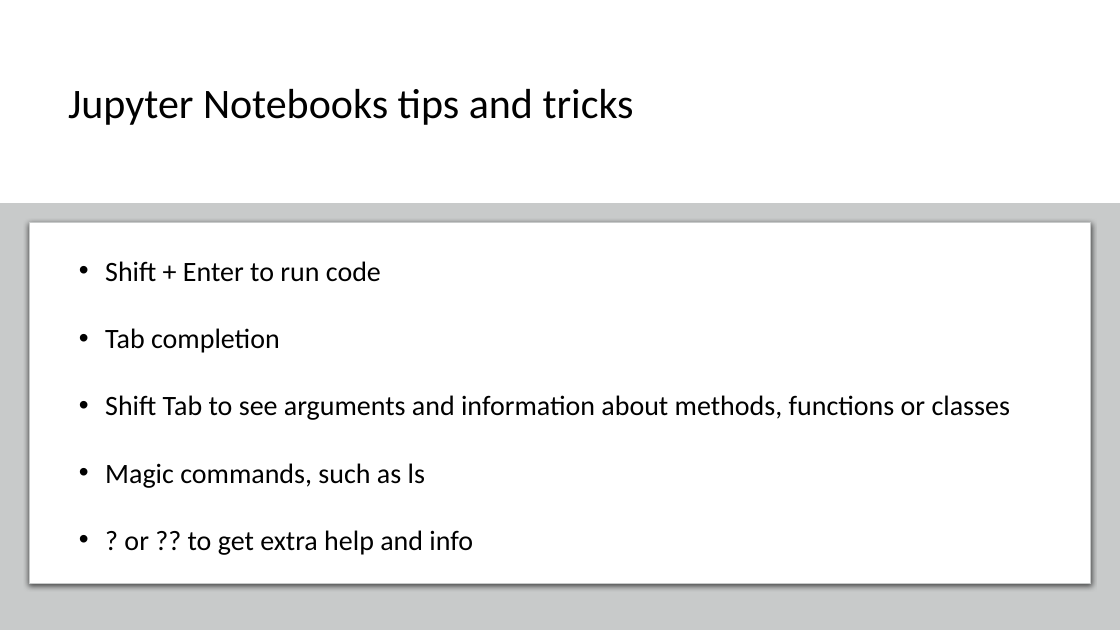
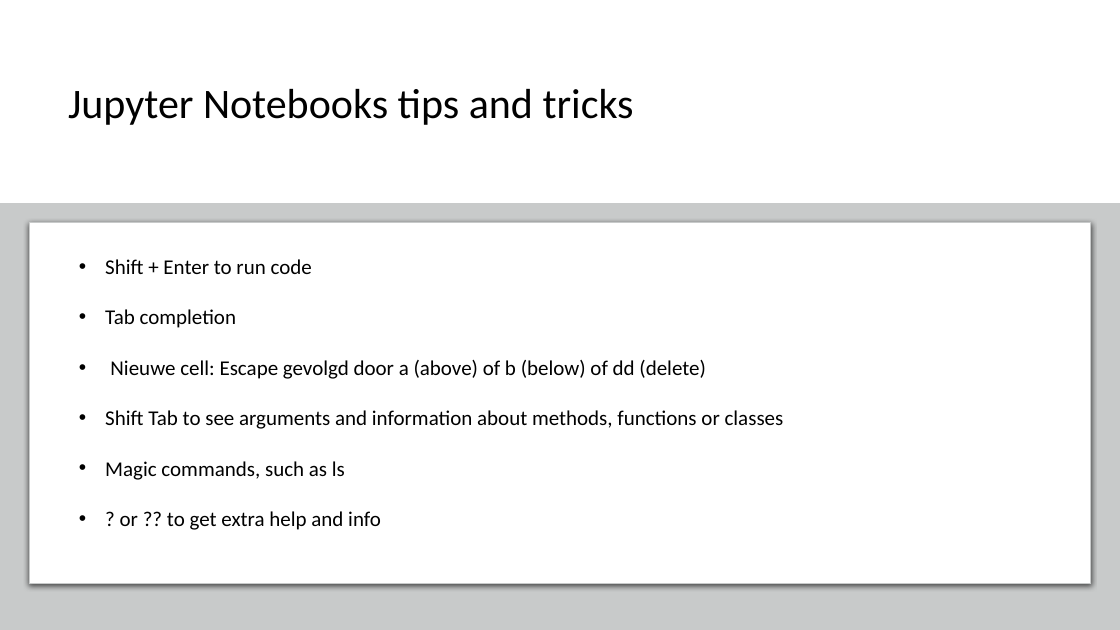
Before and after one commit to SandervandenOord/pandas_training, a slide deck: slide 5 of Pandas_Training_Slides.pptx. Drawn at 1120x630 pixels with LibreOffice and Linux fonts; fonts in the diff are those of the drawing. Boxes give left, top, right and bottom in pixels: in the first picture for what was removed or moved away, otherwise in the second. Text is boxed around its words. In the diff, an @@ line names an element or a change of style, - is before the commit and + after.

```diff
--- a/Pandas_Training_Slides.pptx
+++ b/Pandas_Training_Slides.pptx
@@ text at (105,259,784,530): size 24 to 18 pt in "Shift + Enter to run code", "Tab completion", "Shift Tab to see arguments and information ...", "Magic commands, such as ls" and 1 more places @@
@@ text at (110,360,706,379): paragraph added @@
+• Nieuwe cell: Escape gevolgd door a (above) of b (below) of dd (delete)
```
Also in this commit, not shown: 1 slide added.
